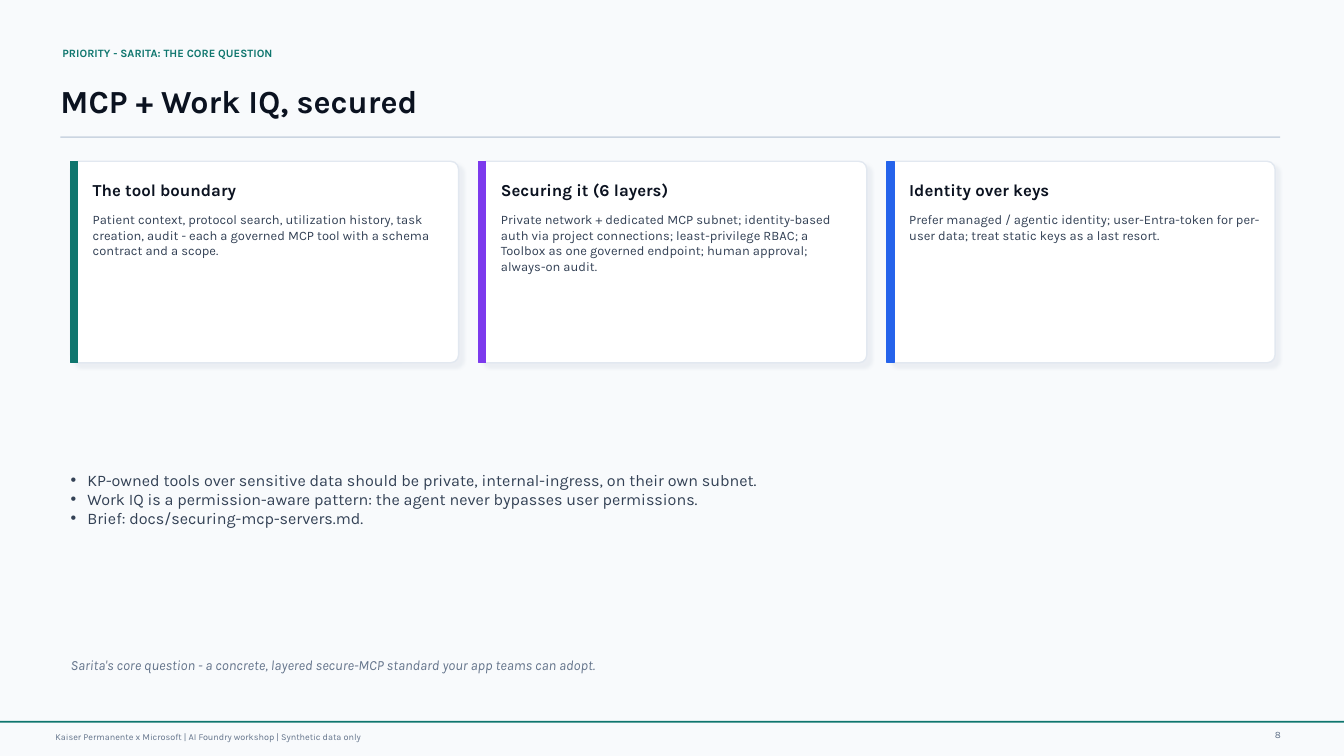
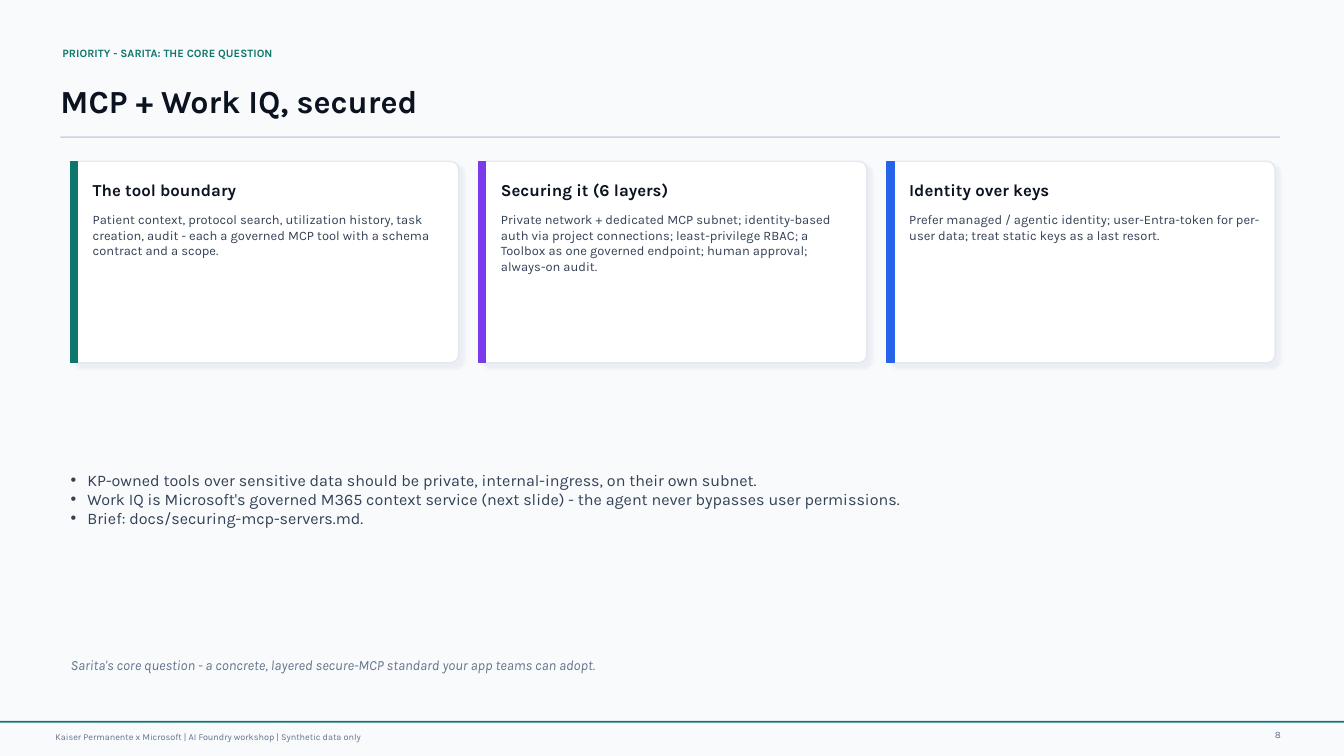
Before and after one commit to clekkas/governed-agents-workshop, a slide deck: slide 8 of workshop-assets/kaiser-consolidated-customer-deck.pptx. Drawn at 1344x756 pixels with LibreOffice and Linux fonts; fonts in the diff are those of the drawing. Boxes give left, top, right and bottom in pixels: in the first picture for what was removed or moved away, otherwise in the second. Text is boxed around its words. In the diff, an @@ line names an element or a change of style, - is before the commit and + after.

```diff
--- a/workshop-assets/kaiser-consolidated-customer-deck.pptx
+++ b/workshop-assets/kaiser-consolidated-customer-deck.pptx
@@ text at bbox=[87, 493, 900, 509]: text changed @@
-• Work IQ is a permission-aware pattern: the agent never bypasses user permissions.
+• Work IQ is Microsoft's governed M365 context service (next slide) - the agent never bypasses user permissions.
```
Also in this commit, not shown: 1 slide added, 5 other files.
